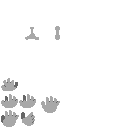
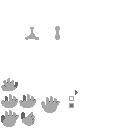
Two versions of the same layered image (128 × 128). Layer-by-layer changes:
painted on "Hand" over [69, 90, 78, 108]
